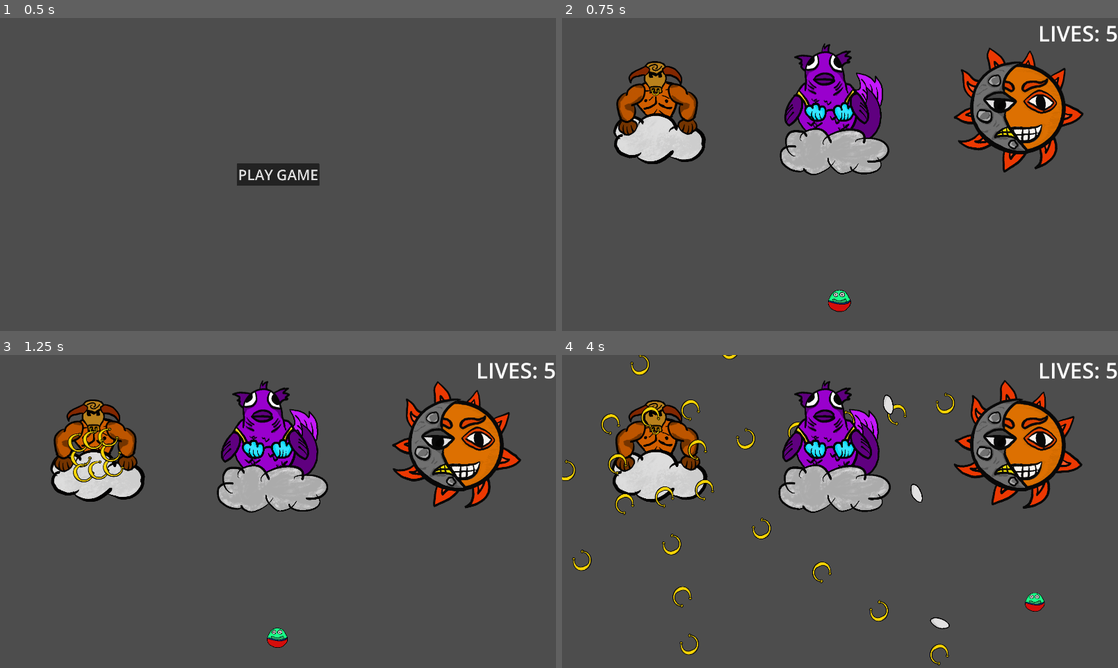
Above: before the commit, frames 1-4 (two rows, left to right).
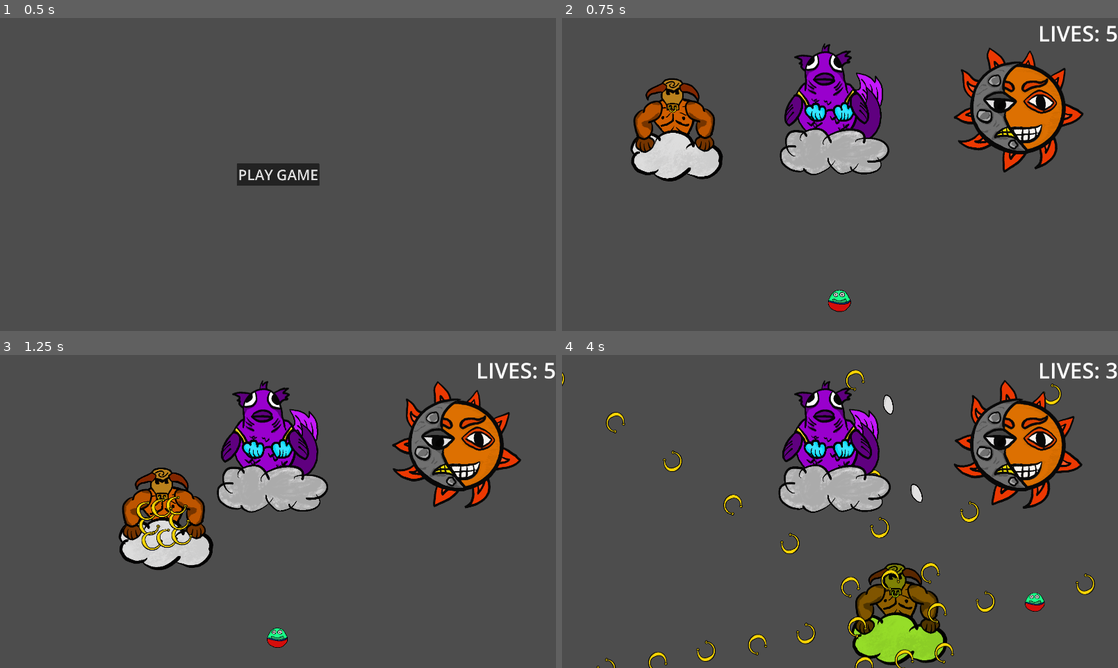
Above: after the commit, the same moments.

Repository: kaito002/bullet-hell-5
Game: Godot game, scene res://scenes/ui/main_menu.tscn
The game is run twice, just before and just after one commit, with the same random seed, the same clock (stepped at 60 frames per second) and the same inputs.
Inputs (mouse positions are in pixels of both pictures, inside the frame that each line leads up to):
- Up to frame 1 (0.5 s): no input
- Up to frame 2 (0.75 s): click "PLAY GAME" at 0.5 s
- Up to frame 3 (1.25 s): no input
- Up to frame 4 (4 s): move the mouse to (962, 495) at 1.27 s; press the mouse at (962, 495) at 1.28 s; hold D (right) 1.28-2.03 s; move the mouse to (728, 527) at 2.02 s; release the mouse at (728, 527) at 2.03 s; hold S (down) 2.03-2.78 s; click (728, 527) at 2.1 s; move the mouse to (895, 442) at 2.77 s; press the mouse at (895, 442) at 2.78 s; hold D (right) 2.78-3.53 s; move the mouse to (812, 574) at 3.52 s; release the mouse at (812, 574) at 3.53 s; hold W (up) from 3.53 s (still down); click (812, 574) at 3.6 s

Frame 1 is identical in both runs. In frame 2, 4.5% of the frame differs, in the area x 9-29%, y 13-53%; in frame 3, 7.9%; in frame 4, 11%, in the area x 0-100%, y 0-100%.

Commit message:
added current player to globals and added a simple state for taurus

Diff:
--- a/scenes/components/state_machine/finite_state_machine.gd
+++ b/scenes/components/state_machine/finite_state_machine.gd
@@ -1,9 +1,8 @@
 class_name FiniteStateMachine
 extends Node
 
-@export var node: Node2D
 @export var current_state: State
-
+var node: Node2D
 signal state_name
 
 var states: Array[State]
--- /dev/null
+++ b/scenes/components/state_machine/states/move_and_shoot.gd
@@ -0,0 +1,15 @@
+extends State
+
+@export var speed: float = 500
+var player: Node2D
+
+func _ready():
+	player = Globals.player
+
+func state_process(delta):
+	if is_near_player(): return
+	var dir = node.global_position.direction_to(player.global_position)
+	node.position += dir * speed * delta
+
+func is_near_player():
+	return node.global_position.distance_to(player.global_position) < 500
--- a/scenes/enemies/taurus/taurus.tscn
+++ b/scenes/enemies/taurus/taurus.tscn
@@ -10,6 +10,8 @@
 [ext_resource type="Script" path="res://scenes/enemies/taurus/taurus_basic_pattern.gd" id="8_5dt8i"]
 [ext_resource type="PackedScene" uid="uid://dxio33pyvaxh" path="res://scenes/enemies/taurus/taurus_bullet.tscn" id="8_xmsle"]
 [ext_resource type="PackedScene" uid="uid://dmffaeox4rhs4" path="res://scenes/components/health_component.tscn" id="9_nkl7v"]
+[ext_resource type="PackedScene" uid="uid://bg8kepaxmuxfp" path="res://scenes/components/state_machine/finite_state_machine.tscn" id="11_riya7"]
+[ext_resource type="Script" path="res://scenes/components/state_machine/states/move_and_shoot.gd" id="12_rmos5"]
 
 [sub_resource type="Animation" id="Animation_08eag"]
 length = 0.001
@@ -209,3 +211,9 @@
 
 [node name="health_component" parent="." node_paths=PackedStringArray("parent") instance=ExtResource("9_nkl7v")]
 parent = NodePath("..")
+
+[node name="FiniteStateMachine" parent="." node_paths=PackedStringArray("current_state") instance=ExtResource("11_riya7")]
+current_state = NodePath("move_and_shoot")
+
+[node name="move_and_shoot" type="Node" parent="FiniteStateMachine"]
+script = ExtResource("12_rmos5")
--- a/scenes/player/player.gd
+++ b/scenes/player/player.gd
@@ -8,6 +8,7 @@
 
 func _ready():
 	Globals.lives = 5
+	Globals.player = get_node(".")
 
 func _physics_process(_delta):
 	velocity = direction * speed
--- a/scripts/globals.gd
+++ b/scripts/globals.gd
@@ -6,3 +6,8 @@
 	set(value):
 		lives = value
 		globals_update.emit()
+
+var player: CharacterBody2D:
+	set(value):
+		player = value
+		globals_update.emit()
Not shown: 1 places in scenes/enemies/taurus/taurus.tscn that only renumber resources
